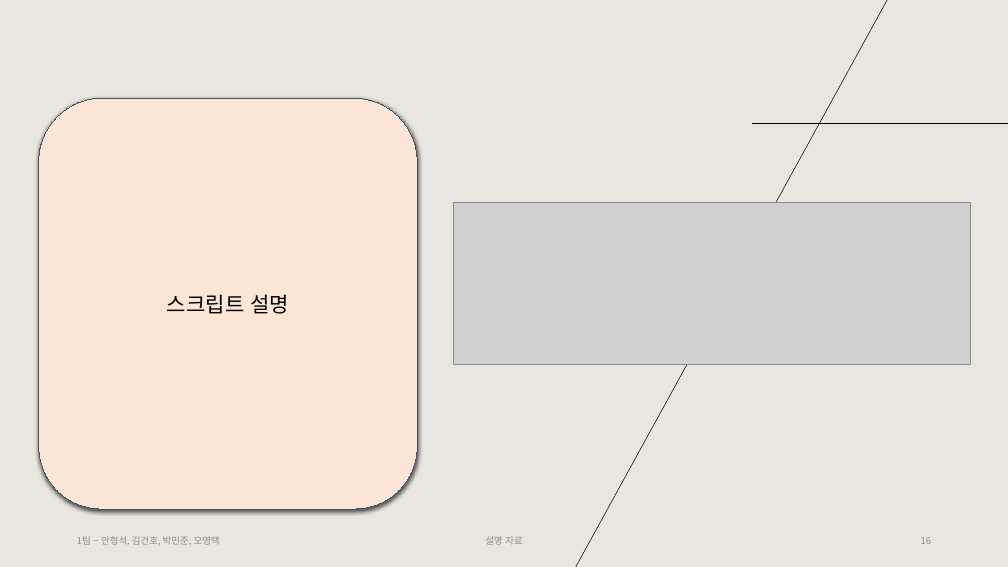
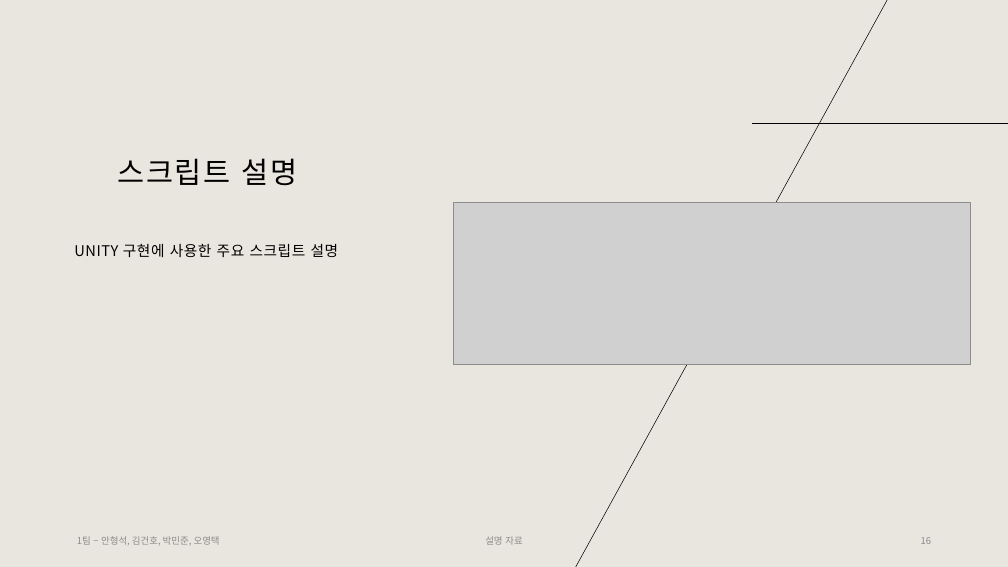
Before and after one commit to Tentailsahri/DT_FINAL_Project, a slide deck: slide 16 of 문서/시나리오에 따른 공정 시뮬레이션 발표 - 김건호.pptx. Drawn at 1008x567 pixels with LibreOffice and Linux fonts; fonts in the diff are those of the drawing; grey boxes stand for pictures. Boxes give left, top, right and bottom in pixels: in the first picture for what was removed or moved away, otherwise in the second. Text is boxed around its words. In the diff, an @@ line names an element or a change of style, - is before the commit and + after.

```diff
--- a/문서/시나리오에 따른 공정 시뮬레이션 발표 - 김건호.pptx
+++ b/문서/시나리오에 따른 공정 시뮬레이션 발표 - 김건호.pptx
@@ title "스크립트 설명" moved from (x1=39, y1=98, x2=417, y2=510) to (x1=118, y1=158, x2=298, y2=186) @@
@@ title "스크립트 설명" at (x1=118, y1=158, x2=298, y2=186): size 20 to 28 pt, letter spacing 0 to 1.5 pt; alignment centre to left; line spacing 1 to 0.9; vertical alignment middle to bottom; fill #FBE5D6 to none; outline #44546A 0.75 pt to none; shadow off @@
@@ text added at (x1=74, y1=244, x2=339, y2=257), 14 pt, text #000000 @@
+UNITY 구현에 사용한 주요 스크립트 설명
```
Also in this commit, not shown: 10 other slides changed, 1 slide added.
